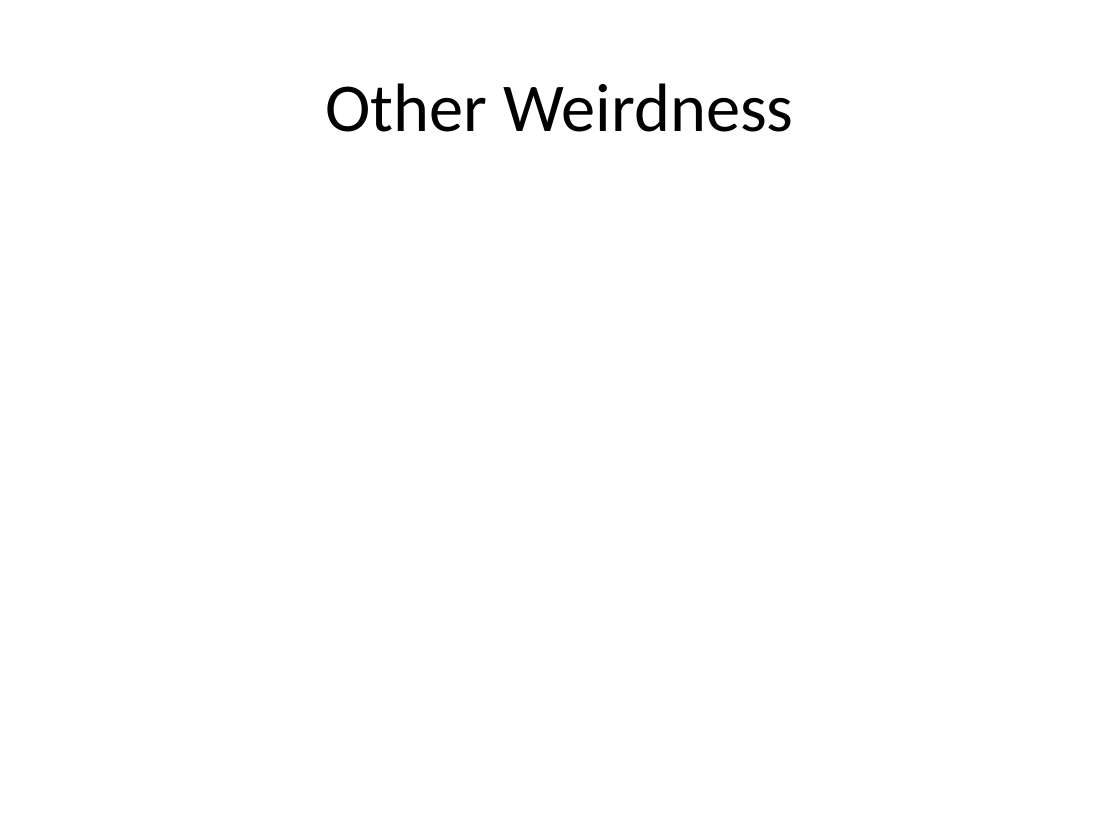
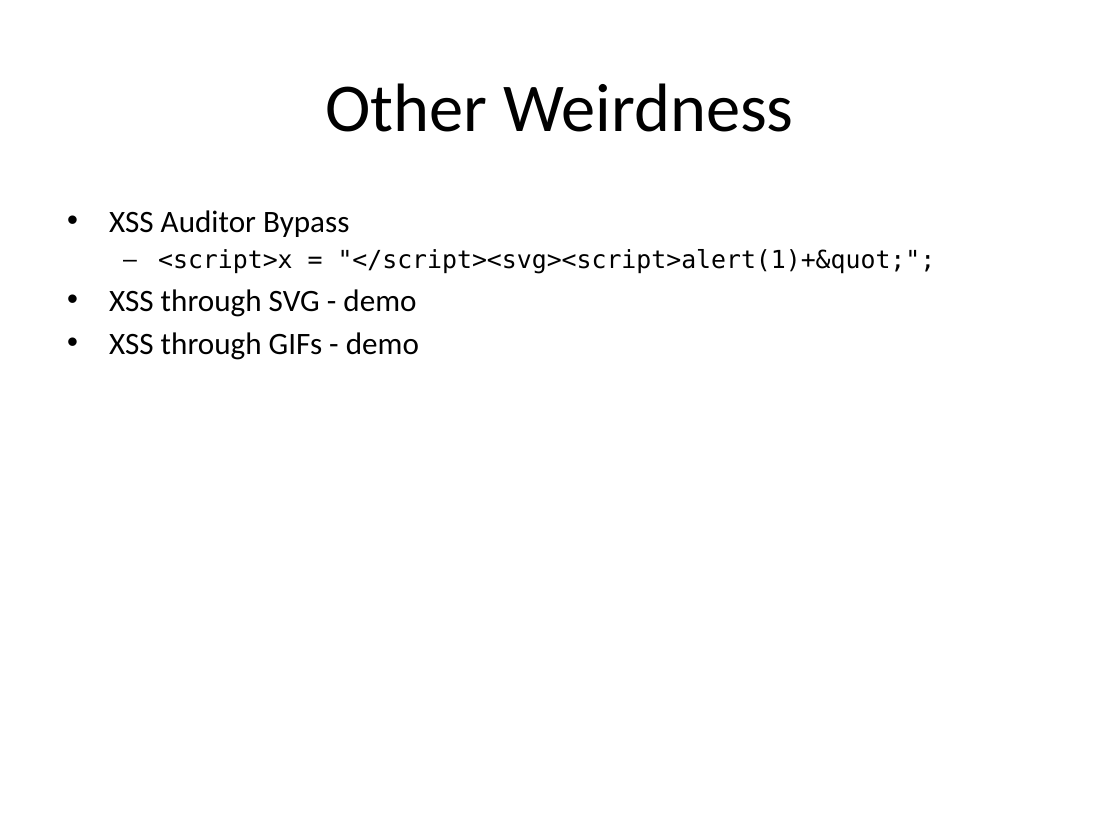
Before and after one commit to JD-Gonz/info415_sp15, a slide deck: slide 8 of week 2/week 2 - intermediate xss.pptx. Drawn at 1120x840 pixels with LibreOffice and Linux fonts; fonts in the diff are those of the drawing. Boxes give left, top, right and bottom in pixels: in the first picture for what was removed or moved away, otherwise in the second. Text is boxed around its words. In the diff, an @@ line names an element or a change of style, - is before the commit and + after.

```diff
--- a/week 2/week 2 - intermediate xss.pptx
+++ b/week 2/week 2 - intermediate xss.pptx
@@ text added at box(109, 210, 936, 360), 20 pt, text #000000 @@
+• XSS Auditor Bypass
+  – <script>x = "</script><svg><script>alert(1)+&quot;";
+• XSS through SVG - demo
+• XSS through GIFs - demo
```
Also in this commit, not shown: 1 other slide changed, 6 other files.
